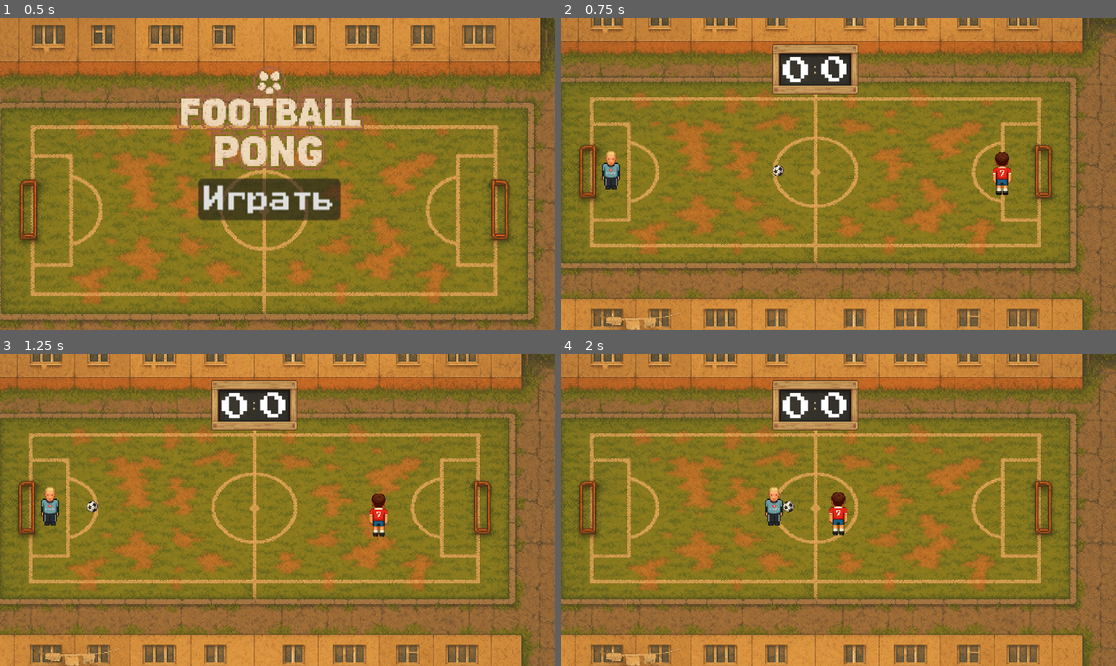
Above: before the commit, frames 1-4 (two rows, left to right).
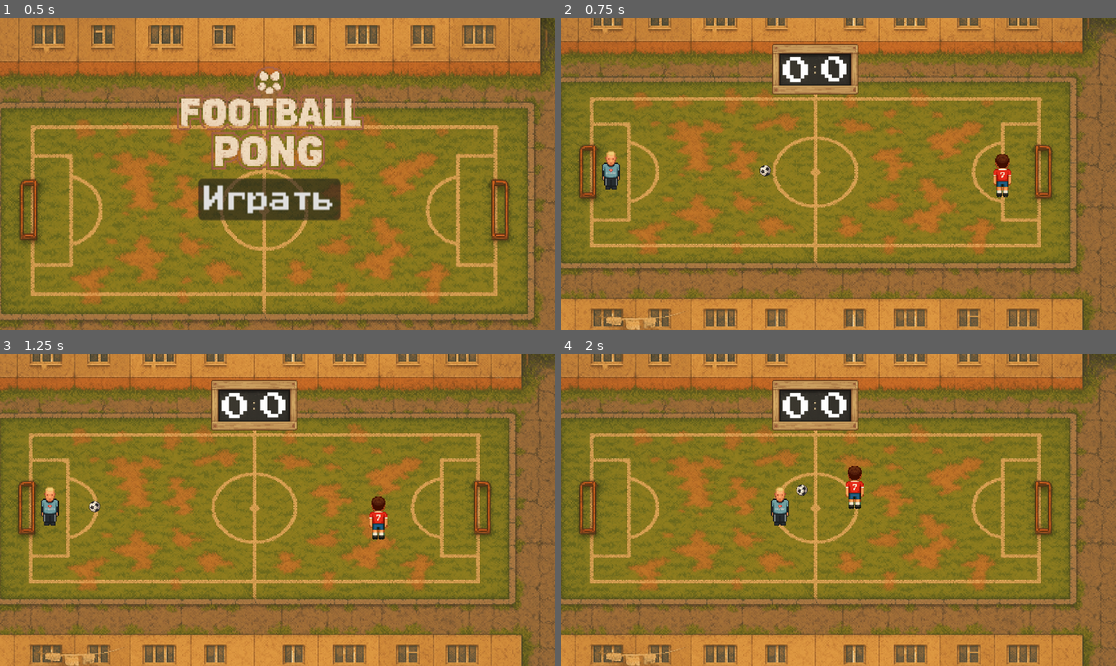
Above: after the commit, the same moments.

Repository: supervi5w4/footballpong
Game: Godot game, scene res://scenes/menu.tscn
The game is run twice, just before and just after one commit, with the same random seed, the same clock (stepped at 60 frames per second) and the same inputs.
Inputs:
- Up to frame 1 (0.5 s): no input
- Up to frame 2 (0.75 s): click "Играть" at 0.5 s
- Up to frame 3 (1.25 s): no input
- Up to frame 4 (2 s): hold Right (ui_right) from 1.28 s (still down)

Frame 1 is identical in both runs. In frame 2, 0.3% of the frame differs, in the area x 35-82%, y 42-58%; in frame 3, 0.4%; in frame 4, 1.2%, in the area x 36-55%, y 35-59%.

Commit message:
(AiPaddle): ограничено движение ИИ своей половиной поля
• Добавлено жёсткое ограничение продвижения вперёд через `_clamp_advancement()`: бот больше не пересекает центр поля.
• Настроен параметр `ADVANCE_LIMIT_PROPORTION` для контроля глубины движения (по умолчанию 0.5 – ровно до центра).
• Поведение бота стало более оборонительным и реалистичным: он не зажимает игрока в воротах и остаётся в своей зоне.

Diff:
--- a/scenes/ai_paddle.gd
+++ b/scenes/ai_paddle.gd
@@ -1,6 +1,7 @@
 # ------------------------------------------------------------
-#  AiPaddle.gd – продвинутый бот для Football Pong
+#  AiPaddle.gd – advanced bot for Football Pong
 #  Godot 4.4.1 | GDScript 2.0
+#  v2.1 – fixes ternary syntax for GDScript 2
 # ------------------------------------------------------------
 extends CharacterBody2D
 class_name AiPaddle
@@ -22,6 +23,8 @@
 const REACTION_BASE: float   = 0.12
 const ATTACK_OFFSET: float   = 80.0
 const ERROR_BASE_RADIUS: float = 24.0
+const FIRST_HIT_DEVIATION_Y: float = 260.0   # vertical tweak for deceptive first hit
+const ADVANCE_LIMIT_PROPORTION: float = 0.47 # how far across midfield AI may advance
 
 const STYLE_DB: Dictionary = {
 	"aggressive": {"speed_mul": 1.35, "risk_zone": 0.50, "error_mult": 1.2},
@@ -40,6 +43,8 @@
 var _time_to_next_think: float = 0.0
 var _fake_timer: float = 0.0
 var start_pos: Vector2 = Vector2.ZERO
+
+var _is_first_hit: bool = true
 
 # ---------------- READY ----------------
 func _ready() -> void:
@@ -55,6 +60,7 @@
 	_state = State.DEFEND
 	_time_to_next_think = 0.0
 	_fake_timer = 0.0
+	_is_first_hit = true
 
 # ---------------- MAIN ----------------
 func _physics_process(delta: float) -> void:
@@ -65,7 +71,7 @@
 		_schedule_next_think()
 	_move()
 
-	# Удар по мячу с учетом spin
+	# Удар по мячу с учетом spin + хитрость на первом касании
 	for i in range(get_slide_collision_count()):
 		var col: KinematicCollision2D = get_slide_collision(i)
 		if col.get_collider() is RigidBody2D and col.get_collider().is_in_group("ball"):
@@ -73,9 +79,23 @@
 				(col.get_collider() as RigidBody2D).linear_velocity,
 				col.get_normal(),
 				velocity, 1.07)
+
 			var ball: RigidBody2D = col.get_collider() as RigidBody2D
+
+			# --- Deceptive first touch ---
+			if _is_first_hit:
+				var sign_dir: float = sign(ball.global_position.y - _player.global_position.y)
+				info["vel"].y += sign_dir * FIRST_HIT_DEVIATION_Y
+				_is_first_hit = false
+
 			ball.linear_velocity  = info["vel"]
 			ball.angular_velocity = info["spin"]
+
+	# Сброс флага первого касания, когда мяч покидает нашу половину
+	if not _is_first_hit:
+		if (defends_right_side and _ball.global_position.x < HALF_FIELD_X) or \
+		   (not defends_right_side and _ball.global_position.x > HALF_FIELD_X):
+			_is_first_hit = true
 
 # ---------------- THINK ----------------
 func _think() -> void:
@@ -138,38 +158,25 @@
 			_target_pos = _attack_pos(ball_pos)
 
 	_add_error(style)
+	_clamp_advancement()
 
 # ------------ Helpers ---------------
 func _goal_pos(ball_pos: Vector2) -> Vector2:
-	var my_goal: Vector2
-	if defends_right_side:
-		my_goal = goal_right
-	else:
-		my_goal = goal_left
+	var my_goal: Vector2 = goal_right if defends_right_side else goal_left
 	return my_goal.lerp(ball_pos, 0.25)
 
 func _attack_pos(ball_pos: Vector2) -> Vector2:
-	var enemy_goal: Vector2
-	if defends_right_side:
-		enemy_goal = goal_left
-	else:
-		enemy_goal = goal_right
-	return ball_pos.lerp(enemy_goal, 0.10)
+	var enemy_goal: Vector2 = goal_left if defends_right_side else goal_right
+	# небольшое смещение вверх/вниз для обмана
+	var y_offset: float = ATTACK_OFFSET * sign(ball_pos.y - _player.global_position.y)
+	return (ball_pos + Vector2(0, y_offset)).lerp(enemy_goal, 0.10)
 
 func _block_pos(player_pos: Vector2) -> Vector2:
-	var offset_y: float
-	if player_pos.y < FIELD_SIZE.y * 0.5:
-		offset_y = 120.0
-	else:
-		offset_y = -120.0
+	var offset_y: float = 120.0 if player_pos.y < FIELD_SIZE.y * 0.5 else -120.0
 	return Vector2(player_pos.x, clamp(player_pos.y + offset_y, 80.0, float(FIELD_SIZE.y - 80)))
 
 func _predict_second_bounce() -> Vector2:
-	var wall_x: float
-	if defends_right_side:
-		wall_x = float(FIELD_SIZE.x)
-	else:
-		wall_x = 0.0
+	var wall_x: float = float(FIELD_SIZE.x) if defends_right_side else 0.0
 	var from: Vector2 = _ball.global_position
 	var vel: Vector2 = _ball.linear_velocity.normalized()
 	var dist: float = abs(wall_x - from.x)
@@ -180,6 +187,14 @@
 func _add_error(style: Dictionary) -> void:
 	var r: float = ERROR_BASE_RADIUS * (1.0 - skill) * float(style.error_mult)
 	_target_pos += Vector2(randf_range(-r, r), randf_range(-r, r))
+
+func _clamp_advancement() -> void:
+	# Не зажимаем игрока в воротах, ограничиваем продвижение
+	var limit_x: float = FIELD_SIZE.x * ADVANCE_LIMIT_PROPORTION
+	if defends_right_side:
+		_target_pos.x = max(_target_pos.x, limit_x)
+	else:
+		_target_pos.x = min(_target_pos.x, FIELD_SIZE.x - limit_x)
 
 # ------------ Movement --------------
 func _move() -> void:
--- a/scenes/ball.gd
+++ b/scenes/ball.gd
@@ -3,9 +3,9 @@
 
 @export var spawn_marker_path: NodePath
 const RESPAWN_DELAY := 0.5
-const SERVE_SPEED   := 900.0
-const SPEED_LIMIT   := 1200.0
-const MIN_SPEED     := 600.0
+const SERVE_SPEED   := 1200.0 # Increased serve speed
+const SPEED_LIMIT   := 1600.0 # Increased top speed after ricochets
+const MIN_SPEED     := 800.0  # Keep ball lively after bounces
 var _spawn_point: Vector2
 
 func _ready() -> void:
@@ -31,13 +31,13 @@
 	_spawn_point = m.global_position if m else global_position
 
 func _teleport_to_spawn() -> void:
-	# стоп движение
+	# Stop all motion
 	PhysicsServer2D.body_set_state(get_rid(),
 		PhysicsServer2D.BODY_STATE_LINEAR_VELOCITY, Vector2.ZERO)
 	PhysicsServer2D.body_set_state(get_rid(),
 		PhysicsServer2D.BODY_STATE_ANGULAR_VELOCITY, 0.0)
 
-	# жёсткий телепорт
+	# Hard‑teleport to spawn point
 	var t := Transform2D()
 	t.origin = _spawn_point
 	PhysicsServer2D.body_set_state(get_rid(),
@@ -46,6 +46,10 @@
 	sleeping = false
 
 func _integrate_forces(state):
+	# Boost speed slightly on every ricochet
+	if state.get_contact_count() > 0:
+		linear_velocity *= 1.05  # +5 % per bounce
+
 	var v := linear_velocity.length()
 	if v > SPEED_LIMIT:
 		linear_velocity = linear_velocity.normalized() * SPEED_LIMIT
--- a/scenes/game.tscn
+++ b/scenes/game.tscn
@@ -51,7 +51,6 @@
 position = Vector2(885, 528)
 rotation = -0.523598
 can_sleep = false
-spawn_marker_path = NodePath("../SpawnPoint")
 
 [node name="Walls" type="Node2D" parent="."]
 
